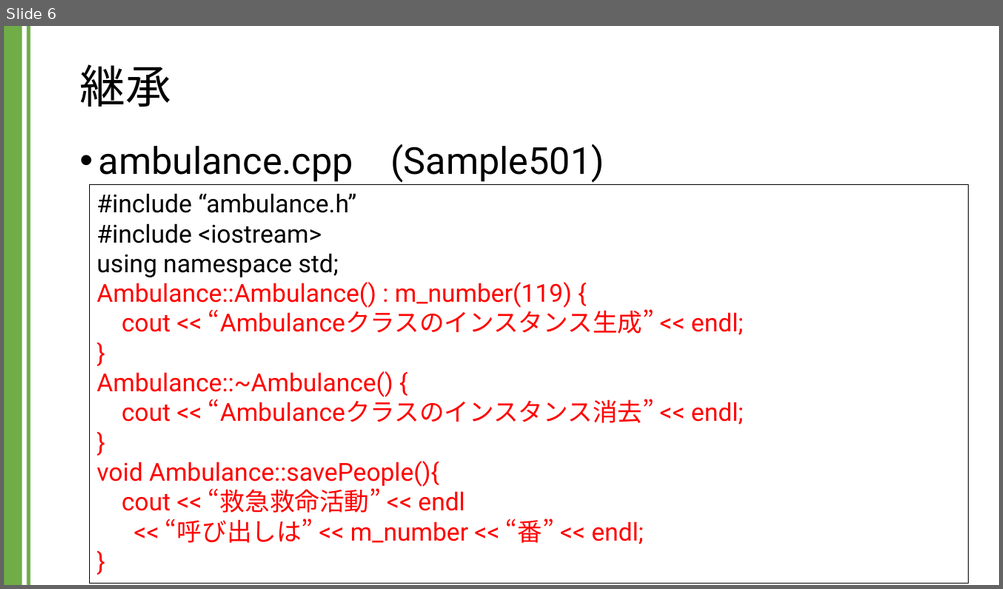
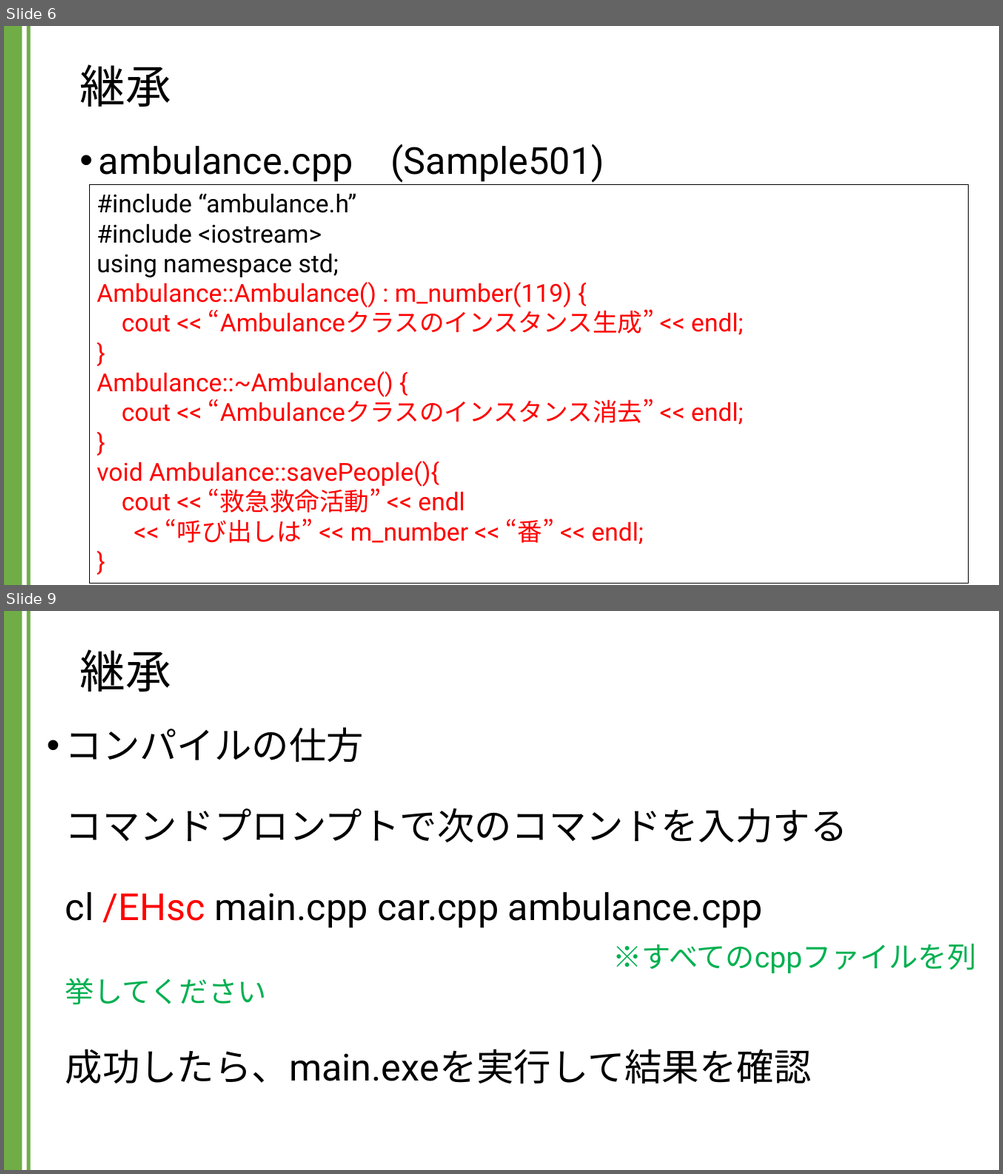
Before and after one commit to kic-murata/cpp2024, a slide deck: 授業資料/講義資料：継承とポリモーフィズム.pptx. Shown one above the other, each under a label of ours: slide 6 before the commit, slides 6 and 9 after it; the slides between them are not shown. The pictures are 1003x589 and 1003x1174 pixels, drawn with LibreOffice and Linux fonts; fonts in the diff are those of the drawing. Boxes give left, top, right and bottom in pixels: in the first picture for what was removed or moved away, otherwise in the second. Text is boxed around its words. In the diff, an @@ line names an element or a change of style, - is before the commit and + after.

```diff
--- a/授業資料/講義資料：継承とポリモーフィズム.pptx
+++ b/授業資料/講義資料：継承とポリモーフィズム.pptx
@@ slide 9 added at [4, 611, 999, 1170], background #FFFFFF; not listed: 2 template elements that a slide beside it also shows @@
@@ title added at [79, 649, 170, 692], 44 pt, text #000000 @@
+継承
@@ text added at [65, 727, 976, 1085], 36 pt, text #000000 @@
+• コンパイルの仕方
+  コマンドプロンプトで次のコマンドを入力する
+  cl /EHsc main.cpp car.cpp ambulance.cpp
+  ※すべてのcppファイルを列挙してください
+  成功したら、main.exeを実行して結果を確認
```
Also in this commit, not shown: 2 slides changed, 14 other slides added.
